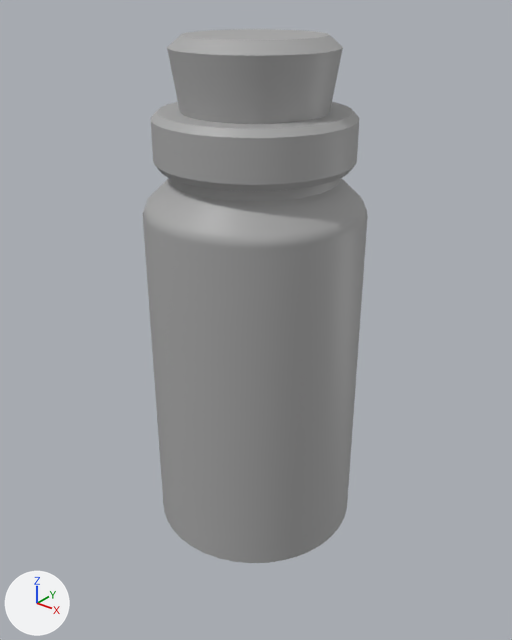
Two versions of the FBX model ART/herbjar.fbx, one commit apart.
Before and after are seen from a 50 mm lens placed at (0.0386, -0.0481, 0.0348), pointed at (-0.0004, 0.0006, 0.0046). Arrows for +X, +Y and +Z are at lower left; the lights stay in place. Where no turn or scale is listed for an object, it has been applied to the vertices.
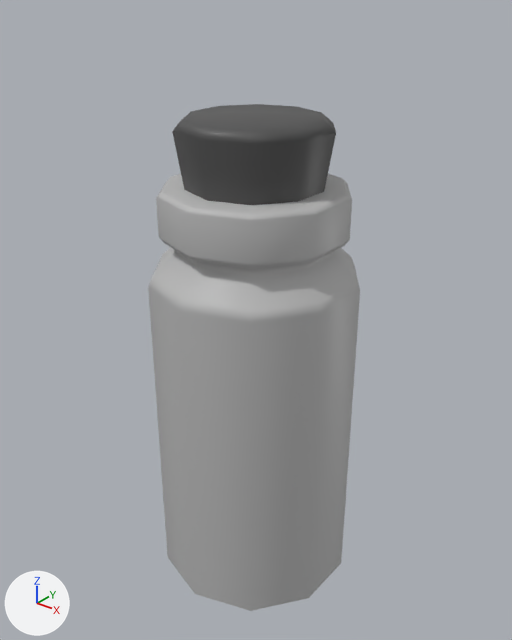
Patch to the scene script:
```diff
--- a/ART/herbjar.fbx.py
+++ b/ART/herbjar.fbx.py
@@ mat_lambert1 @@
+mat_lambert1 = principled_material('lambert1')
+mat_lambert1.base_color = (0.5, 0.5, 0.5)  # grey #bcbcbc
@@ mat_pasted__secondary3 @@
+mat_pasted__secondary3 = principled_material('pasted__secondary3')
+mat_pasted__secondary3.base_color = (0.081, 0.081, 0.081)  # dark grey #505050
@@ me_mesh @@
 # used by ob_pcylinder3; location = (0.0, 0.0, 0.0064)
-me_mesh.from_pydata(...)  # 644 vertices, 720 faces; spans x -0.01..0.01, y -0.01..0.01, z -0.0241..0.0241
-me_mesh.materials.append(mat_standardsurface1)  # grey #aaaaaa
+me_mesh.from_pydata(...)  # 164 vertices, 180 faces; spans x -0.0095..0.0095, y -0.01..0.01, z -0.0241..0.0241
+# me_mesh part 1: 480 vertices removed from x -0.01..0.01, y -0.0099..0.0099, z -0.0241..0.0241
+# me_mesh part 2: the surface is now shaded smooth
+me_mesh.materials.append(mat_lambert1)  # grey #bcbcbc
+me_mesh.materials.append(mat_pasted__secondary3)  # dark grey #505050
@@ ob_pcylinder3 @@
 ob_pcylinder3 = bpy.data.objects.new('pCylinder3', me_mesh)
-ob_pcylinder3.location = (0.0, 0.0, 0.0064)
+ob_pcylinder3.location = (0.0, 0.0, 0.0)
```

Boxes [x1, y1, x2, y2] around the edits, measured in the pictures (512 x 640 px):
'pCylinder3', reshaped, moved
    before: [143, 29, 368, 563]
    after: [148, 104, 360, 611]
part 1 of me_mesh, deleted
    before: [143, 29, 368, 563]
